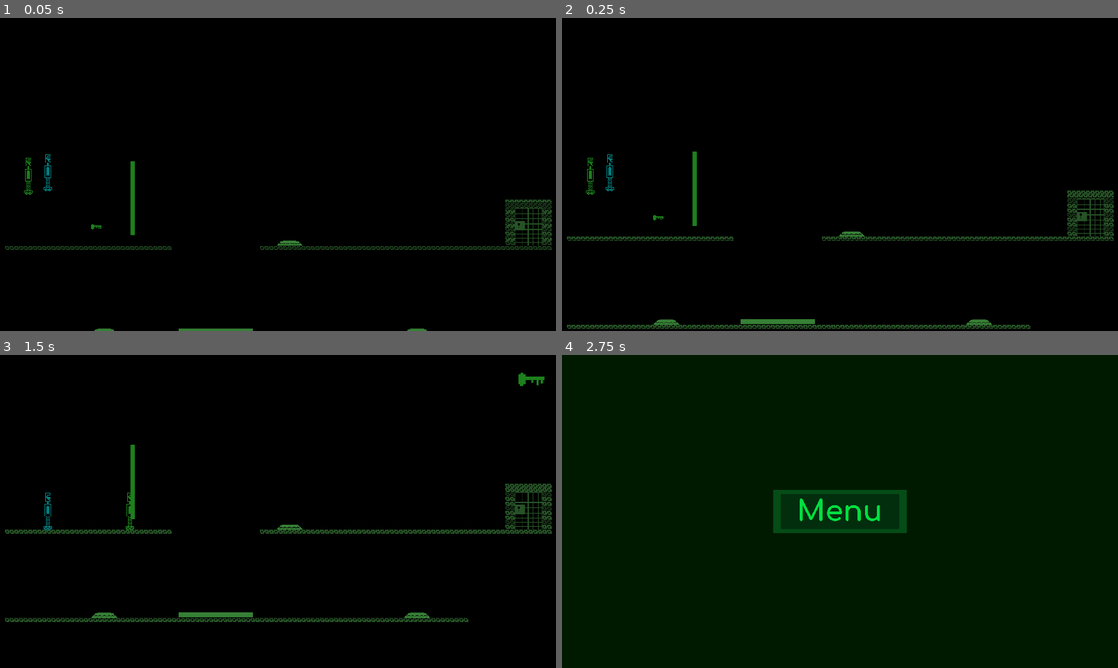
Above: before the commit, frames 1-4 (two rows, left to right).
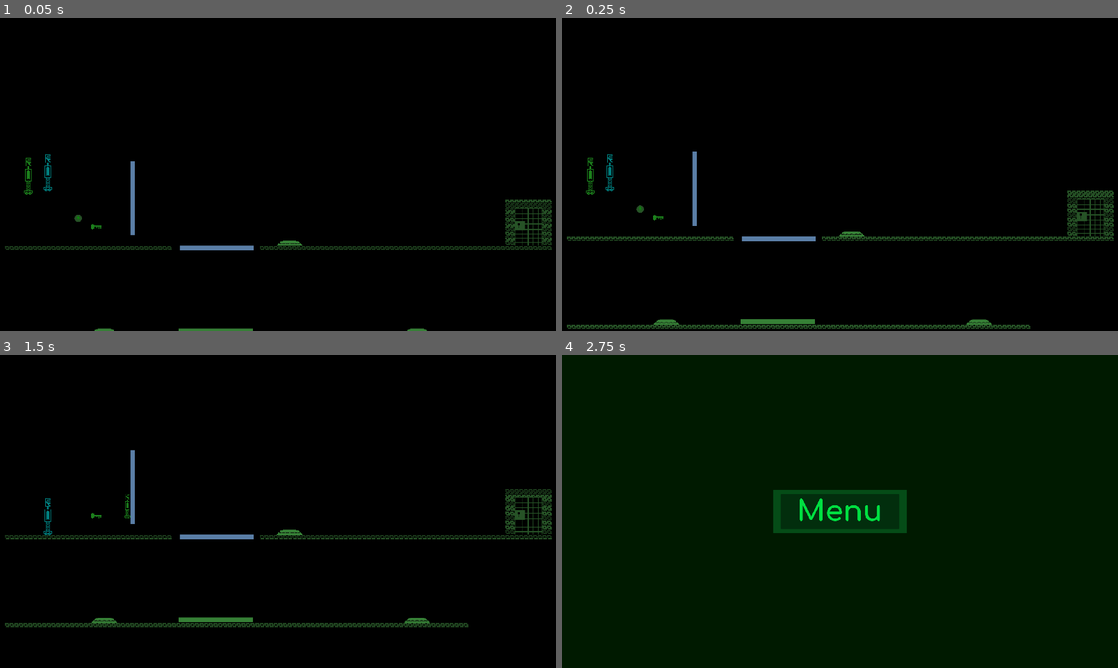
Above: after the commit, the same moments.

Repository: RetroRabiul/Lal_And_Nil
Game: Godot game, scene res://scenes/level_5.tscn
Same seed, same stepped clock (60 frames per second), same inputs: the game is played once before the commit and once after it. This scene is started directly instead of the project's main scene.
Inputs:
- Up to frame 1 (0.05 s): no input
- Up to frame 2 (0.25 s): no input
- Up to frame 3 (1.5 s): hold D (p1_right) from 0.53 s (still down); tap Left (p2_left) at 0.6 s; tap Space (p1_jump) at 0.77 s; tap Right (p2_right) at 1.35 s
- Up to frame 4 (2.75 s): tap Space (p1_jump) at 1.52 s; release D (p1_right) at 2.03 s; hold A (p1_left) from 2.03 s (still down); tap Tab (show_ui) at 2.1 s

The runs differ from the first frame. In frame 1, 0.4% of the frame differs, in the area x 13-46%, y 45-75%; in frame 2, 0.4%; in frame 3, 5.2%, in the area x 0-100%, y 5-88%; in frame 4, nothing differs.

Commit message:
powerup

Diff:
--- a/autoload/global_signal.gd
+++ b/autoload/global_signal.gd
@@ -9,3 +9,5 @@
 signal ui_state()
 
 signal key_icon()
+
+signal powerup(owner, power)
--- a/project.godot
+++ b/project.godot
@@ -74,6 +74,9 @@
 2d_physics/layer_4="trap"
 2d_physics/layer_5="die_area"
 2d_physics/layer_6="wall"
+2d_physics/layer_7="greeen_wall"
+2d_physics/layer_8="blue_wall"
+2d_physics/layer_9="powerup"
 
 [rendering]
 
--- a/scenes/level_5.tscn
+++ b/scenes/level_5.tscn
@@ -14,6 +14,8 @@
 [ext_resource type="Script" uid="uid://d241100qn462m" path="res://scripts/camera.gd" id="12_5kbkd"]
 [ext_resource type="PackedScene" uid="uid://b2k7okcmai5rb" path="res://scenes/ui.tscn" id="13_u1mn7"]
 [ext_resource type="PackedScene" uid="uid://dt5wsr2twr5gc" path="res://scenes/wall.tscn" id="14_68hud"]
+[ext_resource type="PackedScene" uid="uid://dkifxwybk12lg" path="res://scenes/powerup.tscn" id="15_jwrea"]
+[ext_resource type="PackedScene" uid="uid://bo1nc7yyjkt06" path="res://scenes/platform_control.tscn" id="16_ls1u8"]
 
 [sub_resource type="TileSetAtlasSource" id="TileSetAtlasSource_7gny6"]
 texture = ExtResource("2_68hud")
@@ -134,6 +136,12 @@
 
 [node name="wall" parent="." instance=ExtResource("14_68hud")]
 position = Vector2(457, 236)
-state = 1
+
+[node name="powerup" parent="." instance=ExtResource("15_jwrea")]
+position = Vector2(269, 306)
+
+[node name="platform_control" parent="." instance=ExtResource("16_ls1u8")]
+position = Vector2(748, 408)
+rotation = 1.5708
 
 [connection signal="body_entered" from="Death_Area" to="Death_Area" method="_on_body_entered"]
--- /dev/null
+++ b/scenes/platform_control.tscn
@@ -0,0 +1,24 @@
+[gd_scene load_steps=4 format=3 uid="uid://bo1nc7yyjkt06"]
+
+[ext_resource type="Script" uid="uid://csg3i6e6ofusm" path="res://scripts/platform_controler.gd" id="1_0k4dr"]
+
+[sub_resource type="QuadMesh" id="QuadMesh_uvhfp"]
+
+[sub_resource type="RectangleShape2D" id="RectangleShape2D_wykyb"]
+size = Vector2(16, 256)
+
+[node name="platform_control" type="StaticBody2D"]
+script = ExtResource("1_0k4dr")
+
+[node name="wallmesh" type="MeshInstance2D" parent="."]
+unique_name_in_owner = true
+modulate = Color(0.352941, 0.494118, 0.65098, 1)
+scale = Vector2(16, 256)
+mesh = SubResource("QuadMesh_uvhfp")
+
+[node name="CollisionShape2D" type="CollisionShape2D" parent="."]
+shape = SubResource("RectangleShape2D_wykyb")
+
+[node name="Timer" type="Timer" parent="."]
+
+[connection signal="timeout" from="Timer" to="." method="_on_timer_timeout"]
--- a/scenes/player1.tscn
+++ b/scenes/player1.tscn
@@ -41,7 +41,7 @@
 [node name="player_1" type="CharacterBody2D" groups=["player1"]]
 scale = Vector2(2, 2)
 collision_layer = 2
-collision_mask = 57
+collision_mask = 185
 script = ExtResource("1_qhqgy")
 
 [node name="PlayerAnimation" type="AnimatedSprite2D" parent="."]
--- a/scenes/player2.tscn
+++ b/scenes/player2.tscn
@@ -41,7 +41,7 @@
 [node name="player_2" type="CharacterBody2D" groups=["player2"]]
 scale = Vector2(2, 2)
 collision_layer = 4
-collision_mask = 57
+collision_mask = 121
 script = ExtResource("1_agjl5")
 
 [node name="PlayerAnimation" type="AnimatedSprite2D" parent="."]
--- /dev/null
+++ b/scenes/powerup.tscn
@@ -0,0 +1,27 @@
+[gd_scene load_steps=5 format=3 uid="uid://dkifxwybk12lg"]
+
+[ext_resource type="Script" uid="uid://0kv52fjoeafv" path="res://scripts/powerup.gd" id="1_406cw"]
+[ext_resource type="Texture2D" uid="uid://duh1srmdiat1l" path="res://assets/power_up1.png" id="1_ih772"]
+[ext_resource type="Texture2D" uid="uid://didwt2f344sp0" path="res://assets/power_up2.png" id="2_406cw"]
+
+[sub_resource type="CircleShape2D" id="CircleShape2D_pufsy"]
+radius = 13.0
+
+[node name="powerup" type="Area2D"]
+collision_layer = 256
+collision_mask = 7
+script = ExtResource("1_406cw")
+
+[node name="PowerUp_Big" type="Sprite2D" parent="."]
+unique_name_in_owner = true
+texture = ExtResource("1_ih772")
+
+[node name="PowerUp_Small" type="Sprite2D" parent="."]
+unique_name_in_owner = true
+visible = false
+texture = ExtResource("2_406cw")
+
+[node name="CollisionShape" type="CollisionShape2D" parent="."]
+shape = SubResource("CircleShape2D_pufsy")
+
+[connection signal="body_entered" from="." to="." method="_on_body_entered"]
--- a/scenes/wall.tscn
+++ b/scenes/wall.tscn
@@ -8,7 +8,6 @@
 size = Vector2(16, 256)
 
 [node name="wall" type="StaticBody2D"]
-collision_layer = 32
 script = ExtResource("1_wykyb")
 
 [node name="wallmesh" type="MeshInstance2D" parent="."]
@@ -19,3 +18,5 @@
 
 [node name="CollisionShape2D" type="CollisionShape2D" parent="."]
 shape = SubResource("RectangleShape2D_wykyb")
+
+[node name="Timer" type="Timer" parent="."]
--- /dev/null
+++ b/scripts/platform_controler.gd
@@ -0,0 +1,87 @@
+extends StaticBody2D
+
+@export var move_to = Vector2.ZERO
+@export var move_time = 3.0
+
+var start_pos = Vector2.ZERO
+var target_pos = Vector2.ZERO
+
+var going_up = false
+var direction = 1
+
+
+# Define wall states
+enum WallState { NORMAL, GREEN, BLUE }
+
+# Export state so you can set it in the inspector
+@export var state: WallState = WallState.NORMAL : set = set_state
+
+
+func _ready():
+	set_state(state)
+	#$Timer.wait_time = move_time
+	start_pos = global_position
+	#GlobalSignal.connect("platform", _movement)
+
+func set_state(new_state: WallState) -> void:
+	state = new_state
+	match state:
+		WallState.NORMAL:
+			collision_layer = 1 << 5 #6
+			collision_mask = 1 << 1 | 1 << 2  # both players
+			%wallmesh.modulate = Color(0.353, 0.494, 0.651)
+		WallState.GREEN:
+			collision_layer = 1 << 6 #7
+			collision_mask = 1 << 1      # only green collides
+			%wallmesh.modulate = Color(0.11, 0.502, 0.11)
+		WallState.BLUE:
+			collision_layer = 1 << 7 #8
+			collision_mask = 1 << 2      # only blue collides
+			%wallmesh.modulate = Color(0.0, 0.498, 0.498)
+
+
+func can_player_pass(player_color: String) -> bool:
+	match state:
+		WallState.NORMAL:
+			return false  # nobody can pass
+		WallState.GREEN:
+			return player_color == "green"
+		WallState.BLUE:
+			return player_color == "blue"
+	return false
+
+
+
+func use_me(state):
+	if state:
+		_movement("up")
+	else:
+		_movement("down")
+
+
+func _movement(action):
+	print(action)
+	if action == "up" and !going_up:
+		going_up = true
+		#move_to.y = -200
+		_begin_moving()
+	elif action == "down" and going_up:
+		going_up = false
+		#move_to.y = 200
+		_begin_moving()
+
+
+func _begin_moving():
+	if direction == 1:
+		target_pos = start_pos + move_to
+	else:
+		target_pos = start_pos
+
+	var tween = create_tween()
+	tween.tween_property(self, "global_position", target_pos, move_time)
+	await (tween)
+	direction *= -1
+
+
+func _on_timer_timeout() -> void:
+	_begin_moving()
--- a/scripts/player.gd
+++ b/scripts/player.gd
@@ -9,8 +9,20 @@
 var array = []
 var face_in_this_direction
 
+@export var power_scale : float = 1.5
 
-@export var player_color: String = "green"  # or "blue"
+
+func _ready() -> void:
+	GlobalSignal.connect("powerup", _power_achieved)
+
+
+func _power_achieved(owner, power):
+	if owner == "player1" :
+		if power == 0:
+			scale = scale / power_scale
+			print("player1 gets smaller")
+		elif power == 1:
+			print("player1 gets big")
 
 
 func _physics_process(delta: float) -> void:
@@ -101,18 +113,13 @@
 		## No wall or normal object → move freely
 		#
 
-	velocity = direction * speed
-	velocity.normalized()
-	move_and_slide()
-
-
-	for i in range(get_slide_collision_count()):
-		var collision = get_slide_collision(i)
-		var wall = collision.get_collider()
-		if wall and wall.has_method("can_player_pass"):
-			if wall.can_player_pass(player_color):
-				# Push through by applying leftover velocity
-				global_position += velocity * get_physics_process_delta_time()
+	#for i in range(get_slide_collision_count()):
+		#var collision = get_slide_collision(i)
+		#var wall = collision.get_collider()
+		#if wall and wall.has_method("can_player_pass"):
+			#if wall.can_player_pass(player_color):
+				## Push through by applying leftover velocity
+				#global_position += velocity * get_physics_process_delta_time()
 
 
 
@@ -127,10 +134,10 @@
 		#$AnimatedSprite2D.play("idle")
 	#
 
-	#velocity = direction * speed
-	#velocity.normalized()
-	#
-	#move_and_slide()
+	velocity = direction * speed
+	velocity.normalized()
+
+	move_and_slide()
 
 	#var isLeft = velocity.x < 0
 	#$AnimatedSprite2D.flip_h = isLeft
--- a/scripts/player_2.gd
+++ b/scripts/player_2.gd
@@ -9,6 +9,20 @@
 var array = []
 var face_in_this_direction
 
+@export var power_scale : float = 1.5
+
+
+func _ready() -> void:
+	GlobalSignal.connect("powerup", _power_achieved)
+
+
+func _power_achieved(owner, power):
+	if owner == "player2" :
+		if power == 0:
+			scale = scale / power_scale
+			print("player2 gets smaller")
+		elif power == 1:
+			print("player2 gets big")
 
 func _physics_process(delta: float) -> void:
 	direction.x = 0
--- /dev/null
+++ b/scripts/powerup.gd
@@ -0,0 +1,34 @@
+extends Area2D
+
+# Define wall states
+enum powerups { SMALL, BIG }
+
+# Export state so you can set it in the inspector
+@export var power: powerups = powerups.SMALL : set = set_powerup
+
+
+# Called when the node enters the scene tree for the first time.
+func _ready() -> void:
+	set_powerup(power)
+
+func set_powerup(set_power: powerups) -> void:
+	power = set_power
+	match power:
+		powerups.BIG:
+			%PowerUp_Big.show()
+			%PowerUp_Small.hide()
+			print("Power BIG")
+		powerups.SMALL:
+			%PowerUp_Big.hide()
+			%PowerUp_Small.show()
+			print("Power SMALL")
+
+
+func _on_body_entered(body: Node2D) -> void:
+	if body.is_in_group("player1"):
+		GlobalSignal.powerup.emit("player1", power)
+		queue_free()
+
+	if body.is_in_group("player2"):
+		GlobalSignal.powerup.emit("player2", power)
+		queue_free()
--- a/scripts/wall.gd
+++ b/scripts/wall.gd
@@ -4,20 +4,41 @@
 enum WallState { NORMAL, GREEN, BLUE }
 
 # Export state so you can set it in the inspector
-@export var state: WallState = WallState.NORMAL
+@export var state: WallState = WallState.NORMAL : set = set_state
+
+
+func _ready() -> void:
+	set_state(state)
+
+func set_state(new_state: WallState) -> void:
+	state = new_state
+	match state:
+		WallState.NORMAL:
+			collision_layer = 1 << 5 #6
+			collision_mask = 1 << 1 | 1 << 2  # both players
+			%wallmesh.modulate = Color(0.353, 0.494, 0.651)
+		WallState.GREEN:
+			collision_layer = 1 << 6 #7
+			collision_mask = 1 << 1      # only green collides
+			%wallmesh.modulate = Color(0.11, 0.502, 0.11)
+		WallState.BLUE:
+			collision_layer = 1 << 7 #8
+			collision_mask = 1 << 2      # only blue collides
+			%wallmesh.modulate = Color(0.0, 0.498, 0.498)
+
 
 # Called when the node enters the scene tree for the first time.
-func _ready() -> void:
-	match state:
-		WallState.NORMAL:
-			%wallmesh.modulate = Color(0.353, 0.494, 0.651)
-			print("normal")
-		WallState.GREEN:
-			%wallmesh.modulate = Color(0.11, 0.502, 0.11)
-			print("green")
-		WallState.BLUE:
-			%wallmesh.modulate = Color(0.0, 0.498, 0.498)
-			print("blue")
+#func _ready() -> void:
+	#match state:
+		#WallState.NORMAL:
+			#%wallmesh.modulate = Color(0.353, 0.494, 0.651)
+			#print("normal")
+		#WallState.GREEN:
+			#%wallmesh.modulate = Color(0.11, 0.502, 0.11)
+			#print("green")
+		#WallState.BLUE:
+			#%wallmesh.modulate = Color(0.0, 0.498, 0.498)
+			#print("blue")
 
 
 # Called every frame. 'delta' is the elapsed time since the previous frame.
Binary file added: assets/power_up.png
Not shown, added: assets/power_up.png.import
Binary file added: assets/power_up1.png
Not shown, added: assets/power_up1.png.import
Binary file added: assets/power_up2.png
Not shown, added: assets/power_up2.png.import
Not shown: 1 places in scenes/level_5.tscn that only renumber resources
Not shown, added: scripts/platform_controler.gd.uid
Not shown, added: scripts/powerup.gd.uid
